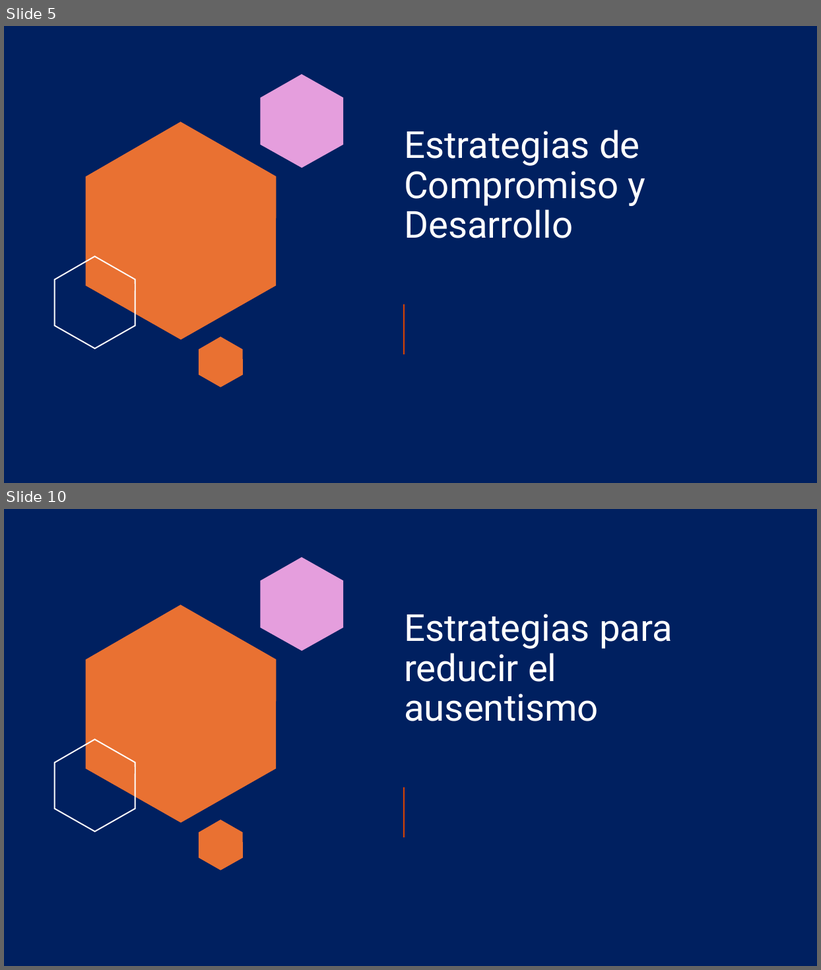
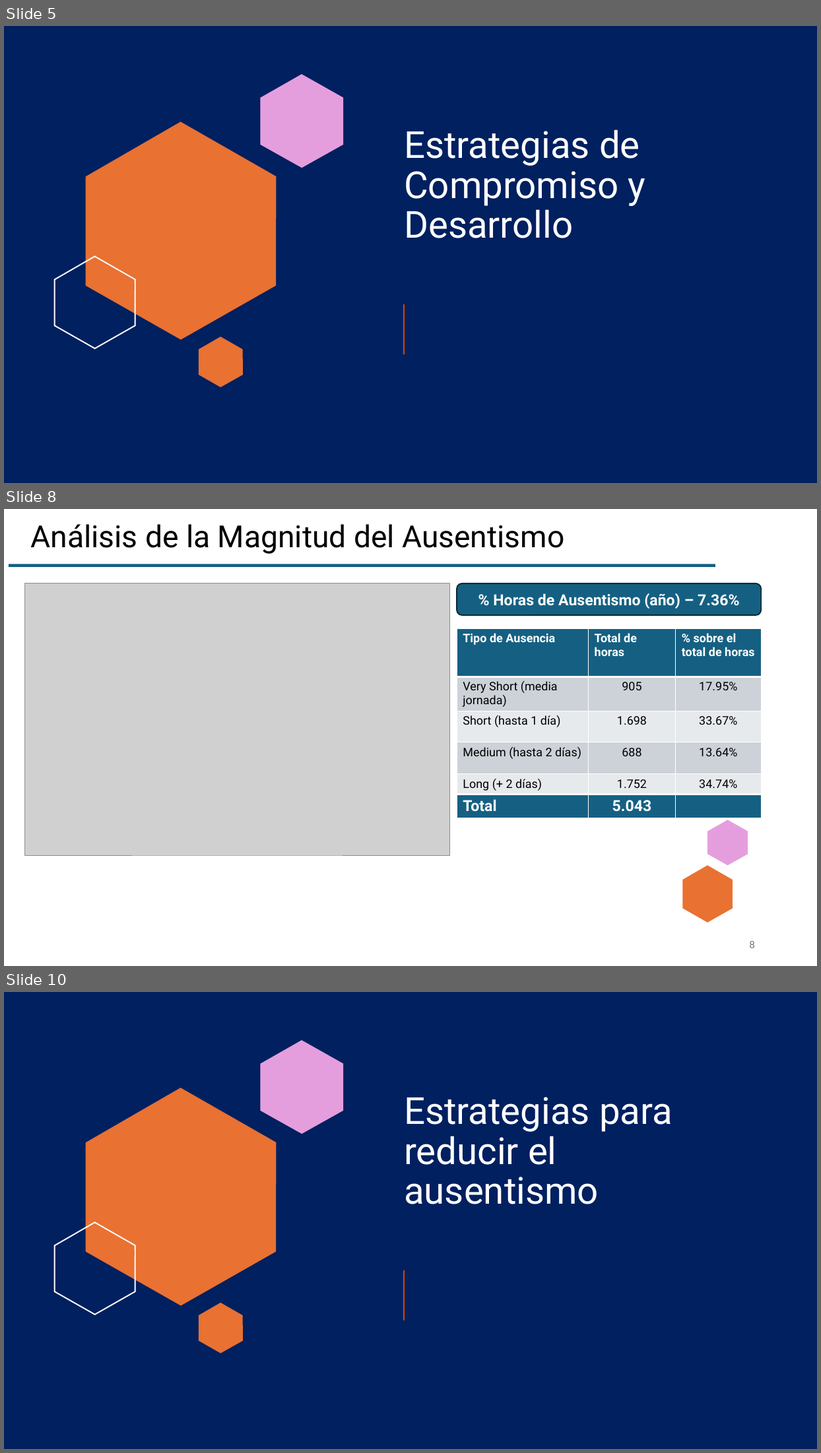
Before and after one commit to ITACADEMYprojectes/ProjecteData, a slide deck: Equip_28/Results/Analisis_PAP_and_ABL_RapidExpres.pptx. Shown one above the other, each under a label of ours: slides 5 and 10 before the commit, slides 5, 8 and 10 after it; the slides between them are not shown. The pictures are 821x970 and 821x1453 pixels, drawn with LibreOffice and Linux fonts; fonts in the diff are those of the drawing; grey boxes stand for pictures. Boxes give left, top, right and bottom in pixels: in the first picture for what was removed or moved away, otherwise in the second. Text is boxed around its words. In the diff, an @@ line names an element or a change of style, - is before the commit and + after.

```diff
--- a/Equip_28/Results/Analisis_PAP_and_ABL_RapidExpres.pptx
+++ b/Equip_28/Results/Analisis_PAP_and_ABL_RapidExpres.pptx
@@ slide 8 added at [4,509,817,966], background #FFFFFF @@
@@ title added at [31,524,564,554], 36 pt, text #000000 @@
+Análisis de la Magnitud del Ausentismo
@@ rectangle added at [9,564,716,567], fill #156082 @@
@@ picture added at [24,584,450,855] @@
@@ rounded rectangle added at [457,584,762,615], fill #156082, outline #092A39 1.5 pt, 18 pt, text #FFFFFF, bold @@
+% Horas de Ausentismo (año) – 7.36%
@@ table added at [457,628,762,834], 6 rows, 3 columns @@
+Tipo de Ausencia | Total de horas | % sobre el total de horas
+Very Short (media jornada) | 905 | 17.95%
+Short (hasta 1 día) | 1.698 | 33.67%
+Medium (hasta 2 días) | 688 | 13.64%
+Long (+ 2 días) | 1.752 | 34.74%
+Total | 5.043 | 
@@ freeform shape added at [708,820,748,866], fill #E59EDD @@
@@ freeform shape added at [706,852,817,966], outline #FFFFFF 1.5 pt @@
@@ freeform shape added at [683,866,733,923], fill #E97132 @@
@@ page number added at [749,941,755,949], 12 pt, text #797979 @@
+8
```
Also in this commit, not shown: 4 slides changed, 1 other slide added, 3 slides removed, 2 other files.
